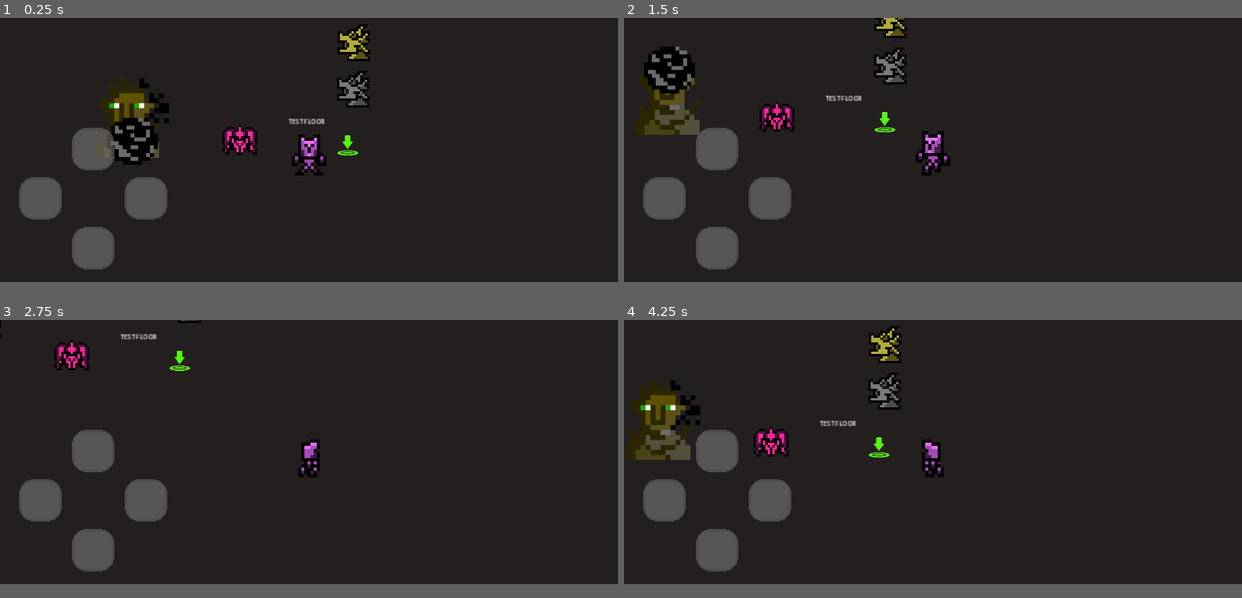
Above: before the commit, frames 1-4 (two rows, left to right).
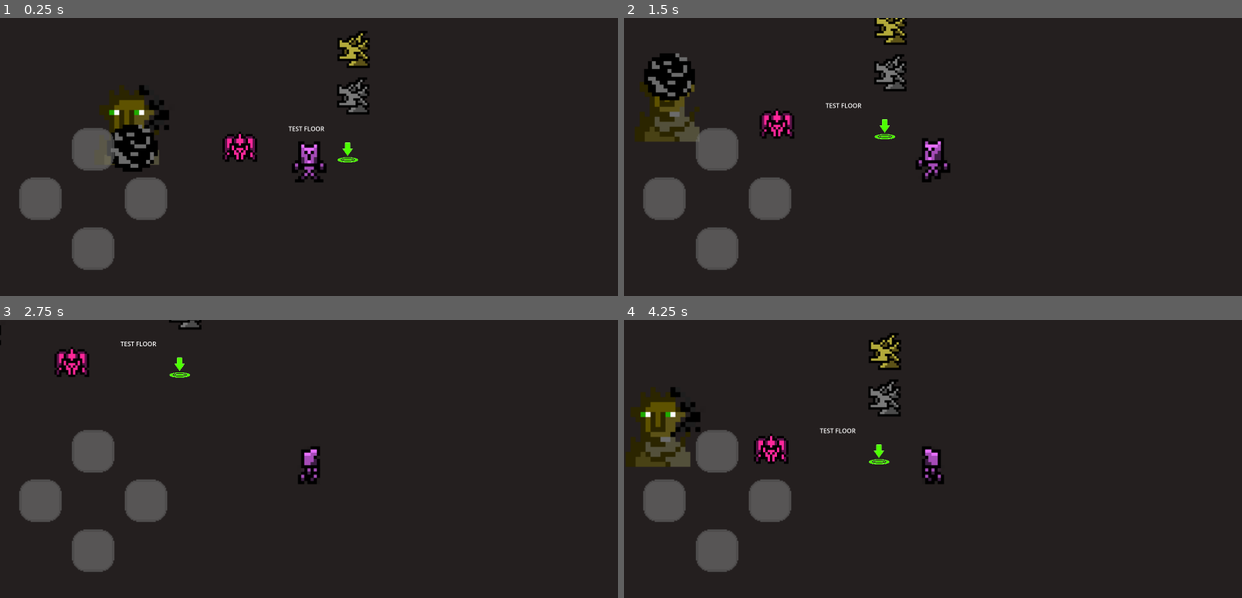
Above: after the commit, the same moments.

Repository: alain-cheng/MOBDEVE-MP
Game: Godot game, scene res://main.tscn
The game is run twice, just before and just after one commit, with the same random seed, the same clock (stepped at 60 frames per second) and the same inputs.
Inputs:
- Up to frame 1 (0.25 s): no input
- Up to frame 2 (1.5 s): hold Right (ui_right) 0.53-1.28 s; hold Down (ui_down) from 1.28 s (still down)
- Up to frame 3 (2.75 s): release Down (ui_down) at 2.03 s; hold Right (ui_right) from 2.03 s (still down)
- Up to frame 4 (4.25 s): release Right (ui_right) at 2.78 s; hold Up (ui_up) 2.78-3.53 s; hold Left (ui_left) from 3.53 s (still down)
In our replay, the window is 800x342 before the commit and 800x360 after it. These sizes can differ from the game's own. Grey fills any space a smaller window leaves; there, only what the larger window draws over its background counts as a difference.

The runs differ from the first frame. In frame 1, 4.0% of the frame differs, in the area x 13-60%, y 2-76%; in frame 2, 3.9%; in frame 3, 1.2%; in frame 4, 3.9%.

Commit message:
Update project.godot

Diff:
--- a/app/src/main/assets/project.godot
+++ b/app/src/main/assets/project.godot
@@ -25,9 +25,8 @@
 [display]
 
 window/size/viewport_width=2400
-window/size/viewport_height=1028
+window/size/viewport_height=1080
 window/size/resizable=false
-window/stretch/mode="canvas_items"
 
 [editor_plugins]
 
